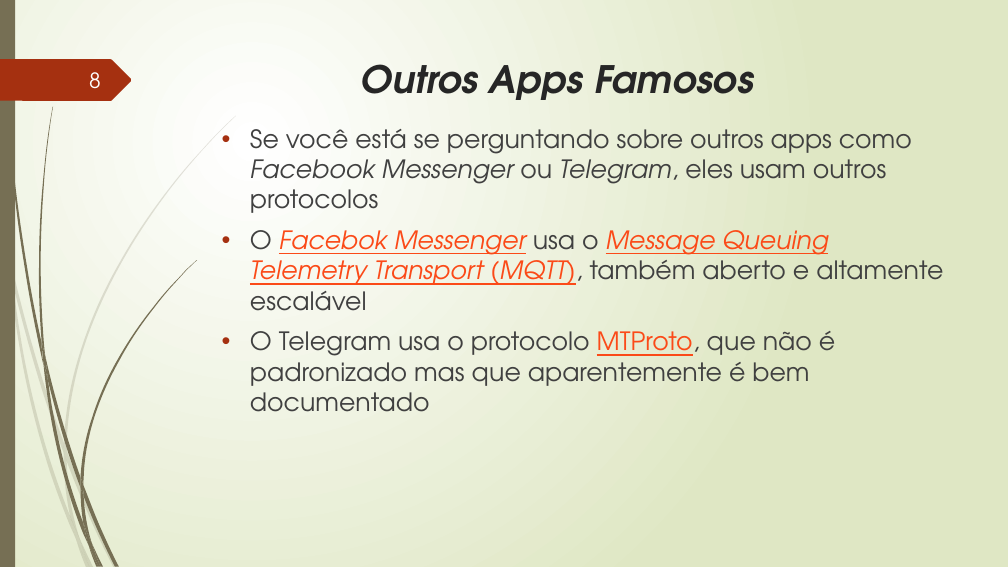
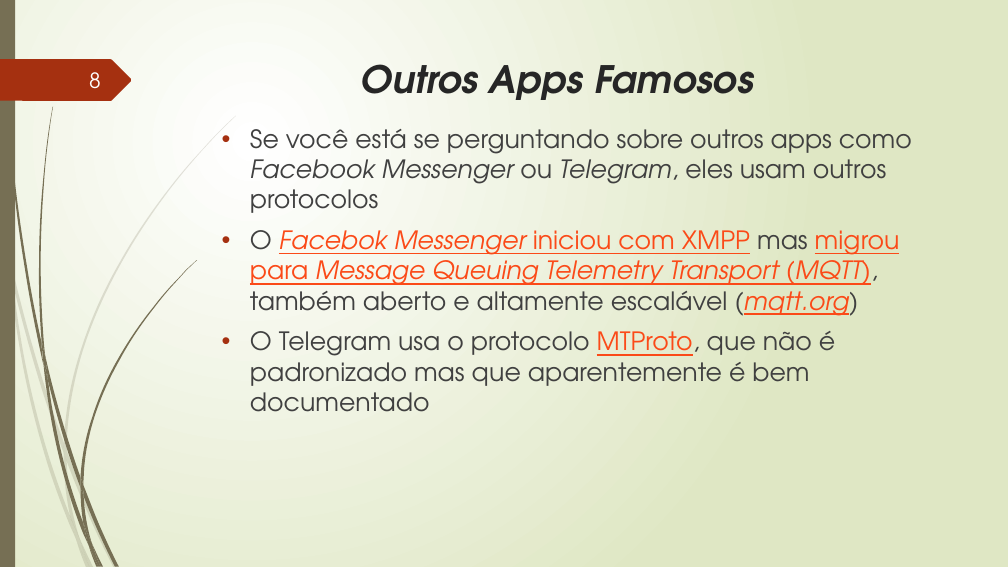
Before and after one commit to manoelcampos/sistemas-distribuidos, a slide deck: slide 8 of projects/06-xmpp-chat-client/xmpp.pptx. Drawn at 1008x567 pixels with LibreOffice and Linux fonts; fonts in the diff are those of the drawing. Boxes give left, top, right and bottom in pixels: in the first picture for what was removed or moved away, otherwise in the second. Text is boxed around its words. In the diff, an @@ line names an element or a change of style, - is before the commit and + after.

Commit message:
Atualiza documentação xmpp

```diff
--- a/projects/06-xmpp-chat-client/xmpp.pptx
+++ b/projects/06-xmpp-chat-client/xmpp.pptx
@@ text at (250,230,900,316): text changed @@
-• O Facebok Messenger usa o Message Queuing Telemetry Transport (MQTT), também aberto e altamente escalável
+• O Facebok Messenger iniciou com XMPP mas migrou para Message Queuing Telemetry Transport (MQTT), também aberto e altamente escalável (mqtt.org)
```
Also in this commit, not shown: 1 other file.
